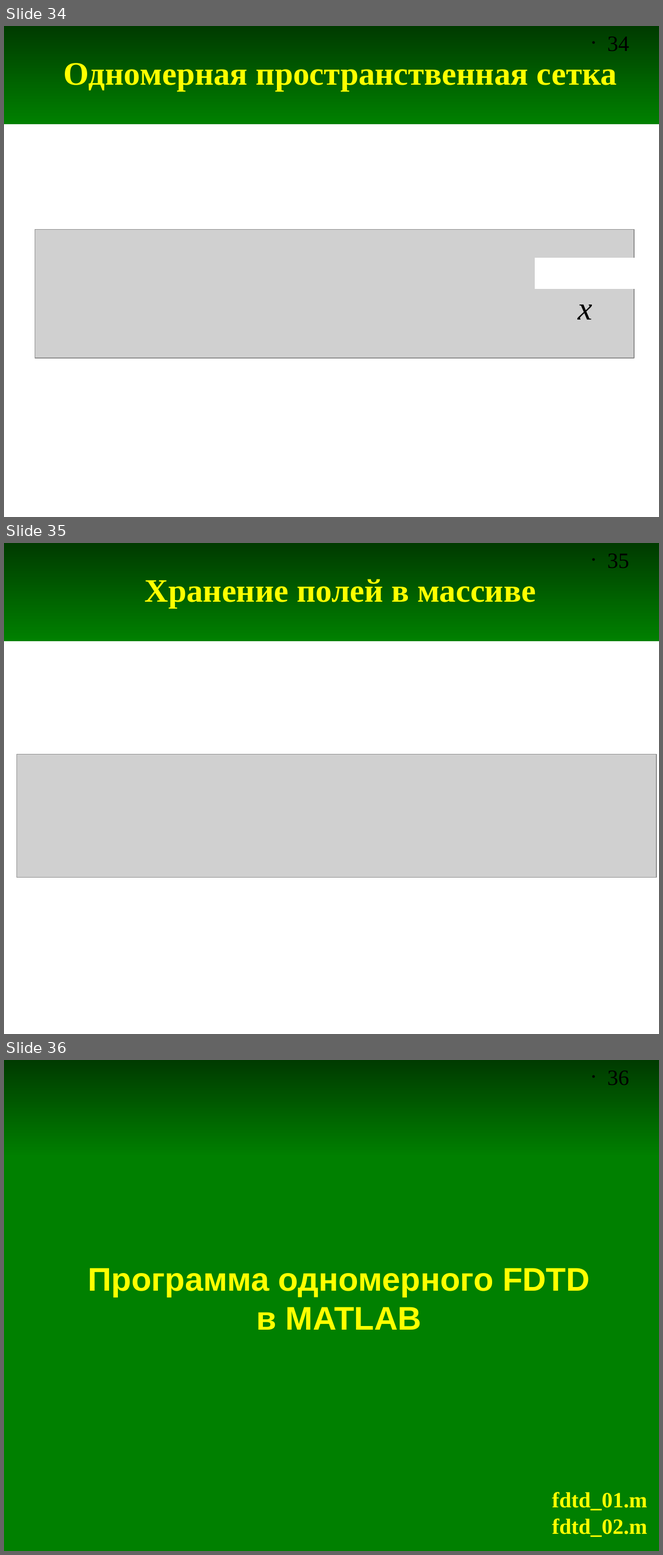
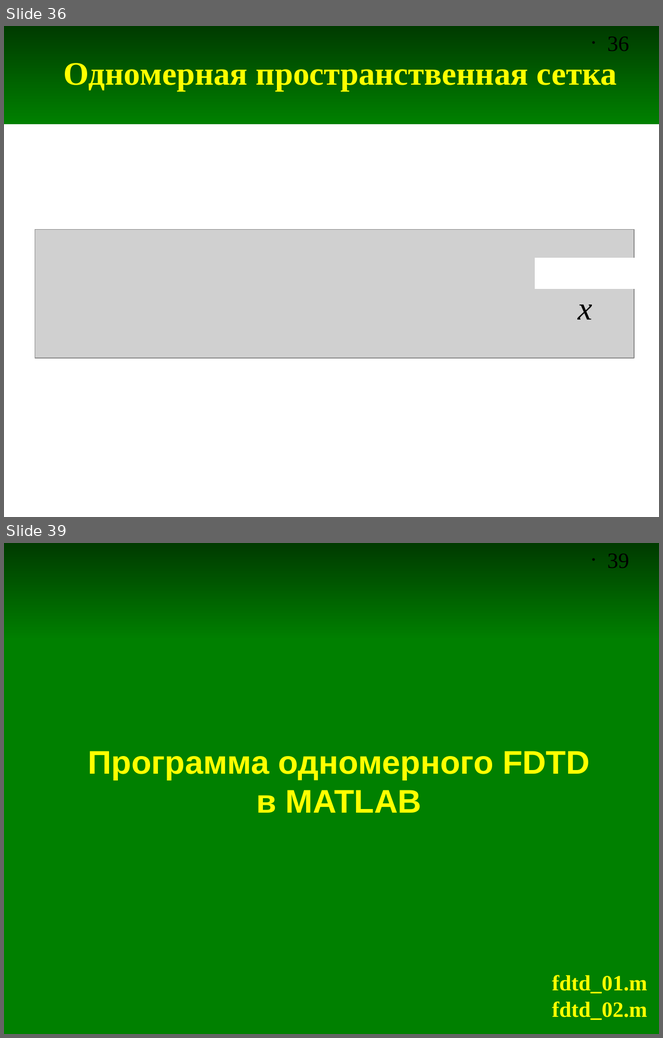
Before and after one commit to andris0147sv/modelling, a slide deck: FDTD.odp. Shown one above the other, each under a label of ours: slides 34, 35 and 36 before the commit, slides 36 and 39 after it; the slides between them are not shown. The pictures are 663x1555 and 663x1038 pixels, drawn with LibreOffice and Linux fonts; fonts in the diff are those of the drawing; grey boxes stand for pictures. Boxes give left, top, right and bottom in pixels: in the first picture for what was removed or moved away, otherwise in the second. Text is boxed around its words. In the diff, an @@ line names an element or a change of style, - is before the commit and + after.

Commit message:
Добавлены слайды для пояснения хранения полей в FDTD

```diff
--- a/FDTD.odp
+++ b/FDTD.odp
@@ slide 35 removed at (x1=4, y1=543, x2=659, y2=1034), background #FFFFFF; not listed: 2 template elements that a slide beside it also shows @@
@@ title removed at (x1=145, y1=579, x2=536, y2=609) @@
-Хранение полей в массиве
@@ picture removed at (x1=17, y1=755, x2=657, y2=878) @@
@@ what was slide 34 is now slide 36 @@
@@ page number at (x1=608, y1=36, x2=630, y2=51): text changed @@
-• 34
+• 36
@@ what was slide 36 is now slide 39 @@
@@ page number at (x1=608, y1=553, x2=630, y2=568): text changed @@
-• 36
+• 39
```
Also in this commit, not shown: 2 slides changed, 5 slides added, 1 other slide removed.
